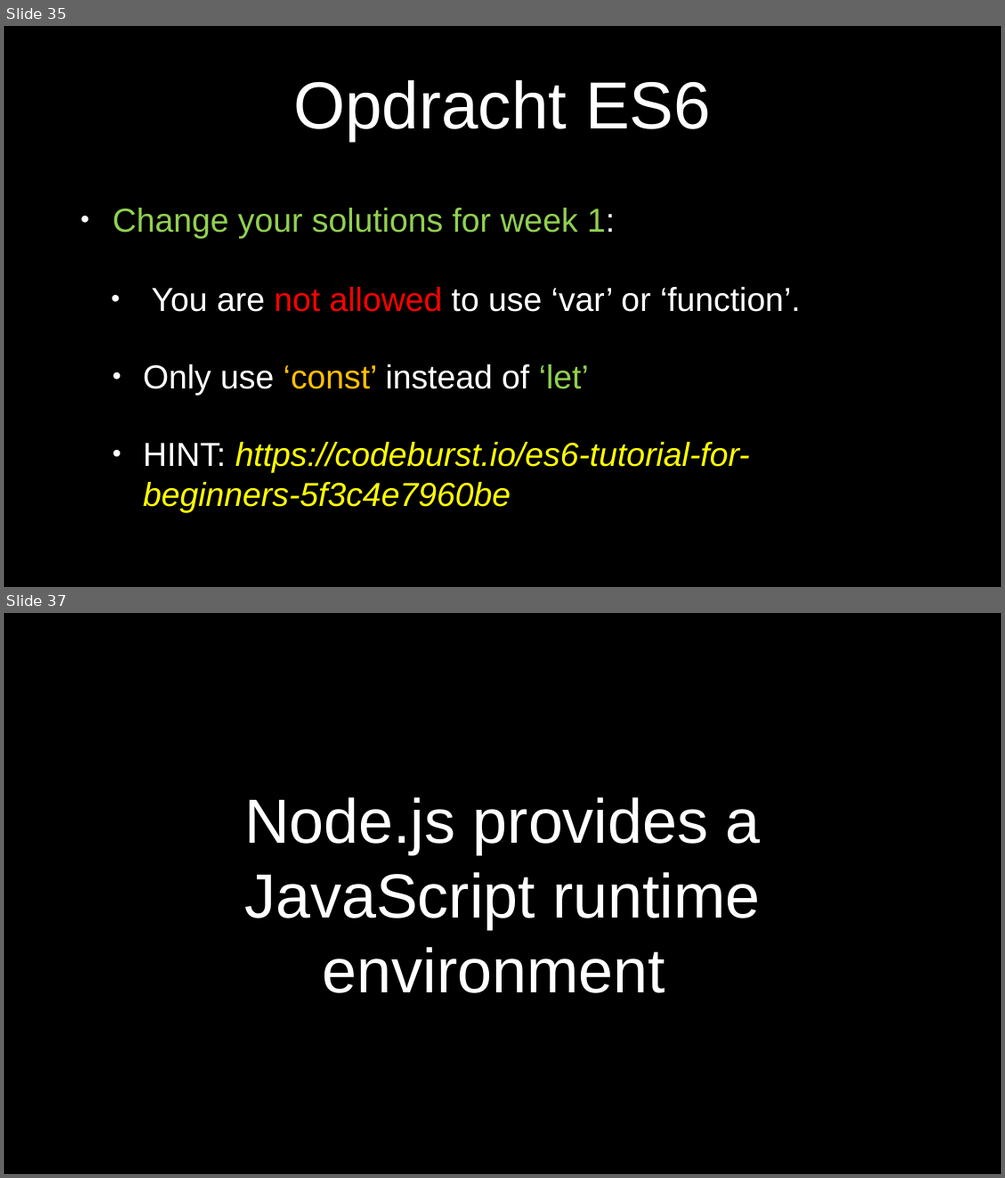
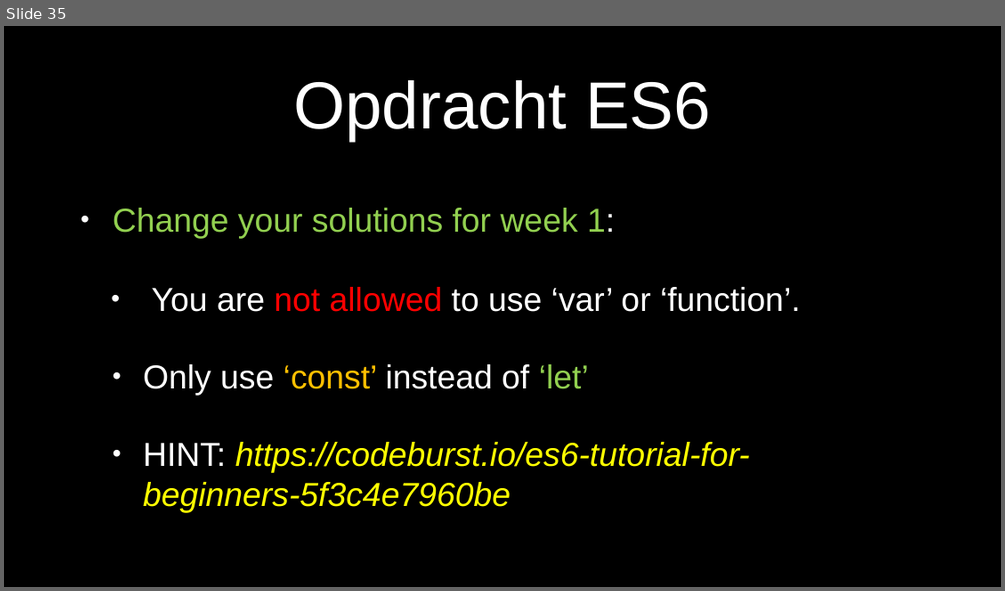
Before and after one commit to petereijgermans11/frontend-cursus, a slide deck: frontend-cursus/ 4 - ECMAScript 6 node-browser.pptx. Shown one above the other, each under a label of ours: slides 35 and 37 before the commit, slide 35 after it; the slides between them are not shown. The pictures are 1005x1178 and 1005x591 pixels, drawn with LibreOffice and Linux fonts; fonts in the diff are those of the drawing. Boxes give left, top, right and bottom in pixels: in the first picture for what was removed or moved away, otherwise in the second. Text is boxed around its words. In the diff, an @@ line names an element or a change of style, - is before the commit and + after.

Commit message:
Node js en Javascript cursus
Node js en Javascript cursus

```diff
--- a/frontend-cursus/ 4 - ECMAScript 6 node-browser.pptx
+++ b/frontend-cursus/ 4 - ECMAScript 6 node-browser.pptx
@@ slide 37 removed at (4, 613, 1001, 1174), background #000000 @@
@@ title removed at (244, 797, 760, 993) @@
-Node.js provides a JavaScript runtime environment
```
Also in this commit, not shown: 8 other slides removed, 29 other files.
